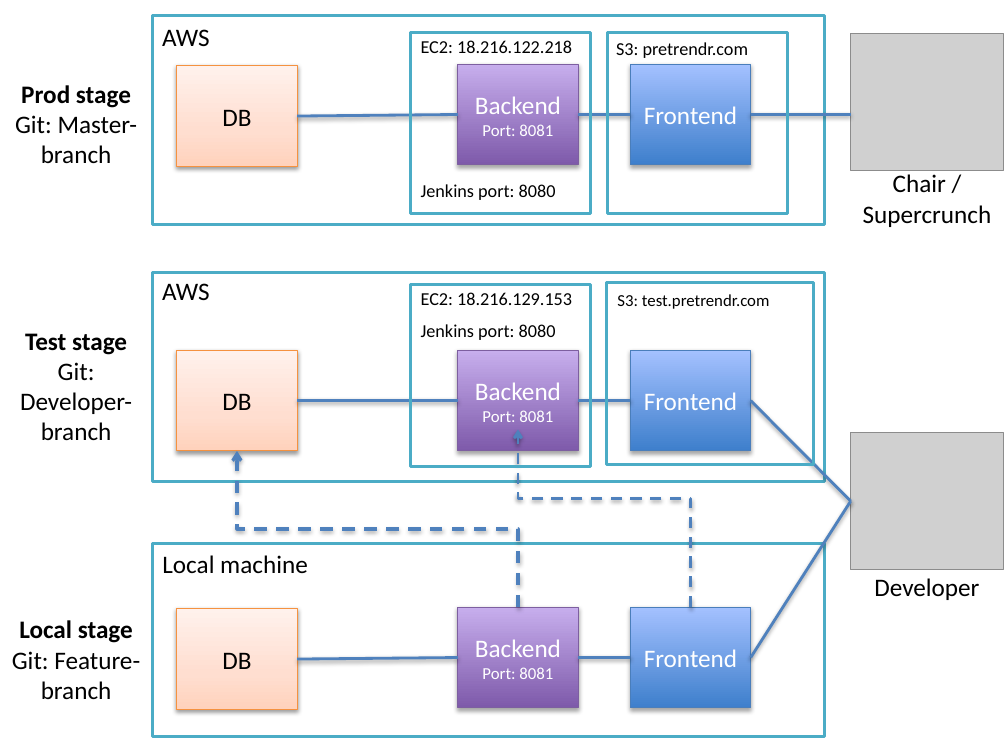
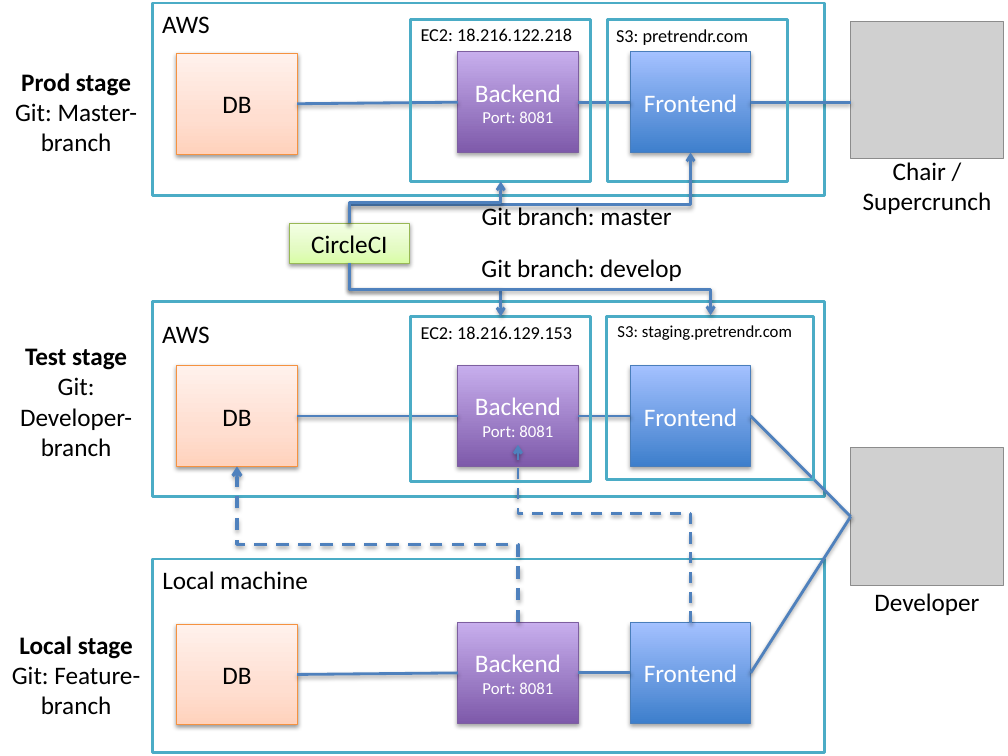
Before and after one commit to Astarch/amos-ws18-proj3, a slide deck: slide 1 of architecture/architecture_stages.pptx. Drawn at 1008x756 pixels with LibreOffice and Linux fonts; fonts in the diff are those of the drawing; grey boxes stand for pictures. Boxes give left, top, right and bottom in pixels: in the first picture for what was removed or moved away, otherwise in the second. Text is boxed around its words. In the diff, an @@ line names an element or a change of style, - is before the commit and + after.

Commit message:
readme: changed staging section

```diff
--- a/architecture/architecture_stages.pptx
+++ b/architecture/architecture_stages.pptx
@@ rectangle: place and size @@
-rectangle at bbox=[152, 15, 825, 225]
+rectangle at bbox=[152, 3, 825, 196]
@@ rectangle: place and size @@
-rectangle at bbox=[410, 32, 591, 214]
+rectangle at bbox=[410, 20, 591, 181]
@@ rectangle: place and size @@
-rectangle at bbox=[608, 32, 788, 214]
+rectangle at bbox=[608, 20, 788, 181]
@@ 3 rectangles, 3 lines, 2 texts: place and size @@
-3 rectangles, 3 lines, 2 texts at bbox=[15, 42, 851, 166]
+3 rectangles, 3 lines, 2 texts at bbox=[15, 29, 851, 154]
@@ elbow arrow added from (350, 223) to (690, 152), #4F81BD 2 pt @@
@@ 3 texts, 1 picture: place and size @@
-3 texts, 1 picture at bbox=[162, 29, 1003, 227]
+3 texts, 1 picture at bbox=[162, 16, 1003, 214]
@@ elbow arrow added from (350, 223) to (501, 181), #4F81BD 2 pt @@
@@ text removed at bbox=[421, 184, 556, 200] @@
-Jenkins port: 8080
@@ text added at bbox=[482, 204, 671, 225], 18 pt, text #000000 @@
+Git branch: master
@@ rectangle added at bbox=[289, 223, 409, 263], fill gradient #DAFDA7 to #E4FCC2 to #F5FFE7, outline #98B955 0.75 pt, 18 pt, text #000000 @@
+CircleCI
@@ elbow arrow added from (350, 263) to (501, 317), #4F81BD 2 pt @@
@@ elbow arrow added from (350, 263) to (711, 316), #4F81BD 2 pt @@
@@ text added at bbox=[481, 259, 682, 281], 18 pt, text #000000 @@
+Git branch: develop
@@ text "AWS": place and size @@
-text "AWS" at bbox=[162, 283, 209, 300]
+text "AWS" at bbox=[162, 326, 209, 343]
@@ rectangle: place and size @@
-rectangle at bbox=[152, 272, 825, 482]
+rectangle at bbox=[152, 301, 825, 497]
@@ text "EC2: 18.216.129.153": place and size @@
-text "EC2: 18.216.129.153" at bbox=[421, 292, 572, 305]
+text "EC2: 18.216.129.153" at bbox=[421, 326, 572, 339]
@@ rectangle: place and size @@
-rectangle at bbox=[410, 284, 591, 466]
+rectangle at bbox=[410, 317, 591, 482]
@@ text removed at bbox=[421, 324, 556, 340] @@
-Jenkins port: 8080
@@ rectangle: place and size @@
-rectangle at bbox=[606, 282, 813, 464]
+rectangle at bbox=[606, 317, 813, 480]
@@ text at bbox=[617, 325, 792, 340]: text changed @@
-S3: test.pretrendr.com
+S3: staging.pretrendr.com
@@ 7 rectangles, 6 lines, 4 texts, 2 elbow arrows, 1 picture: place and size @@
-7 rectangles, 6 lines, 4 texts, 2 elbow arrows, 1 picture at bbox=[12, 333, 1003, 737]
+7 rectangles, 6 lines, 4 texts, 2 elbow arrows, 1 picture at bbox=[12, 348, 1003, 753]
```
Also in this commit, not shown: 2 other files.
